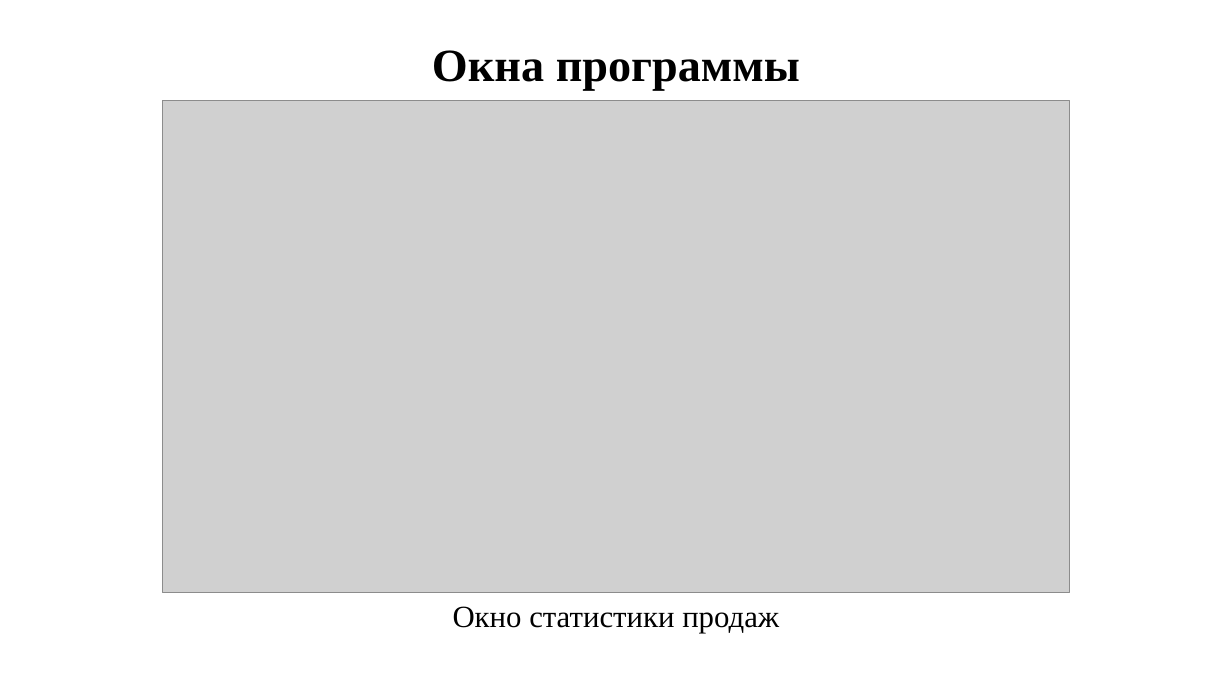
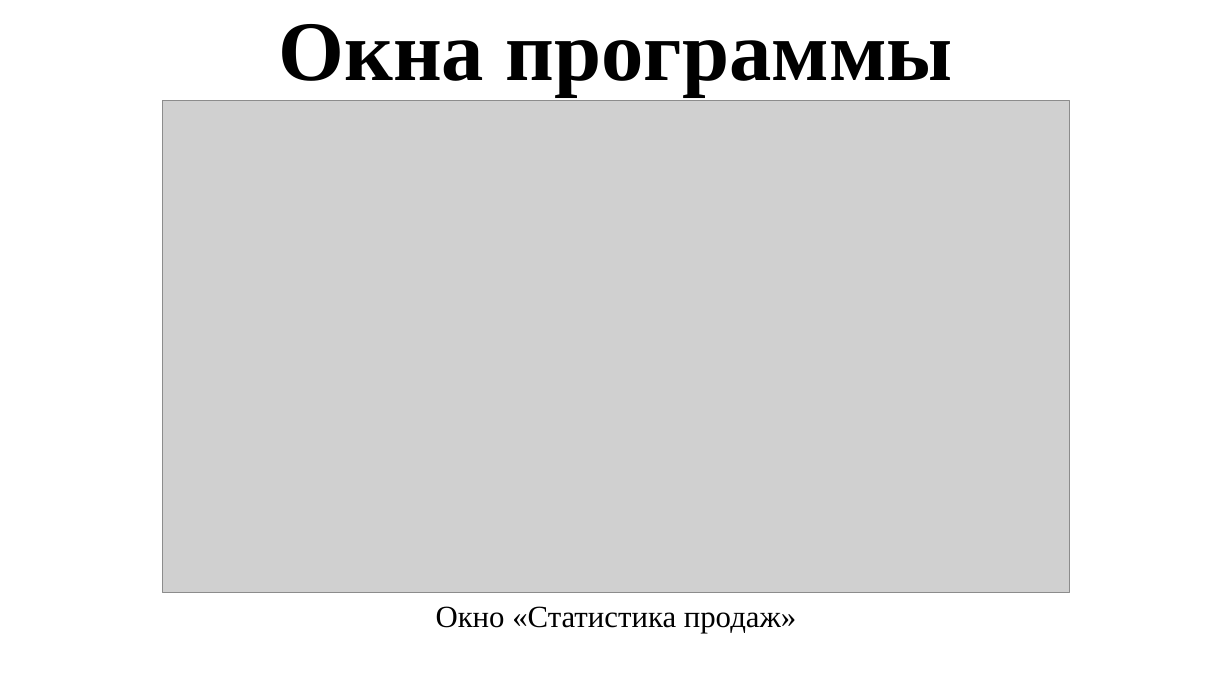
Before and after one commit to maldavan5916/VacTimeTP, a slide deck: slide 11 of Documentation/DIPLOM/Presentation.pptx. Drawn at 1232x693 pixels with LibreOffice and Linux fonts; fonts in the diff are those of the drawing; grey boxes stand for pictures. Boxes give left, top, right and bottom in pixels: in the first picture for what was removed or moved away, otherwise in the second. Text is boxed around its words. In the diff, an @@ line names an element or a change of style, - is before the commit and + after.

```diff
--- a/Documentation/DIPLOM/Presentation.pptx
+++ b/Documentation/DIPLOM/Presentation.pptx
@@ title "Окна программы" moved from (x1=432, y1=50, x2=800, y2=90) to (x1=279, y1=24, x2=952, y2=96) @@
@@ title "Окна программы" at (x1=279, y1=24, x2=952, y2=96): size 36 to 66 pt @@
@@ text at (x1=436, y1=606, x2=796, y2=634): text changed @@
-Окно статистики продаж
+Окно «Статистика продаж»
```
Also in this commit, not shown: 9 other slides changed, 2 slides added, 2 slides removed, 1 other file.
